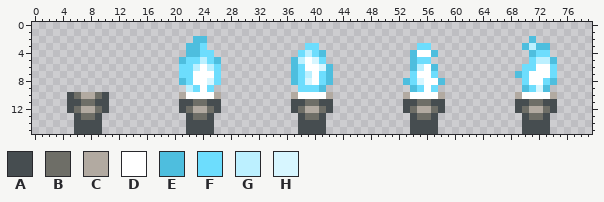
Two states of a pixel-art file, Leore/Content/torch.aseprite. Above: the version before the commit.
80x16 pixels, 1 frame.
Palette (. is transparent): A #464d50  B #6e6e67  C #b2aaa1  D #ffffff  E #4ebede  F #6dddfd  G #bcf0ff  H #d7f6ff
The result:
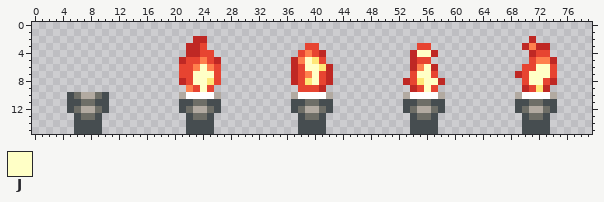
Colours new in this view: J #ffffc6
Difference:
Colour E changes from #4ebede to #bf2824.
Colour F changes from #6dddfd to #e74431.
Colour G changes from #bcf0ff to #ff804d.
Colour H changes from #d7f6ff to #ffe777.
Colour D becomes colour J in row 4 at x 55 to 56; in row 5 at x 39; in row 6 at x 24, 39 to 40, 56 and 72 to 73; in row 7 at x 23 to 25, 40, 55 to 56 and 71 to 73; in row 8 at x 23 to 24, 40, 56 to 57 and 71 to 72; in row 9 at x 24 and 56.
